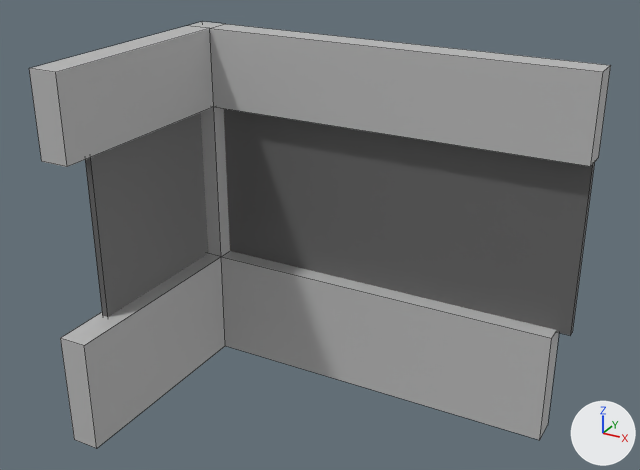
Renders of the FBX model Assets/Models/Guardcell.fbx from each side of a commit.
Both versions are drawn from a 50 mm camera at (-0.667, -0.412, 0.189) aimed at (-0.795, -0.179, 0.073). Arrows for +X, +Y and +Z are at lower right; the lights stay in place. Mesh edges are drawn as thin lines. Where no turn or scale is listed for an object, it has been applied to the vertices.

The older version as bpy lines, for what is in view:
```python
me_mesh = bpy.data.meshes.new('Mesh')
me_mesh.from_pydata(...)  # 48 vertices, 42 faces; spans x -0.0747..0.0747, y -0.0444..0.0444, z -0.0658..0.0658
# faces by material slot: [12, 30]
me_mesh.materials.append(mat_lambert2)  # dark grey #656565
me_mesh.materials.append(mat_lambert1)  # grey #bcbcbc
# before: 0 (-0.0704, -0.0258, -0.0255), 2 (-0.0704, -0.0258, 0.0383), 4 (-0.0728, -0.0258, 0.0383), 6 (-0.0728, -0.0258, -0.0255), 28 (-0.0642, -0.0444, -0.0658) at pixel (96, 448)
# before: 29 (-0.0642, -0.0444, -0.0246) at pixel (84, 345), 30 (-0.0747, -0.0444, -0.0246) at pixel (60, 338), 31 (-0.0747, -0.0444, -0.0658) at pixel (74, 439)
ob_guardcell = bpy.data.objects.new('Guardcell', me_mesh)
ob_guardcell.location = (-0.7927, -0.1827, 0.0633)
```
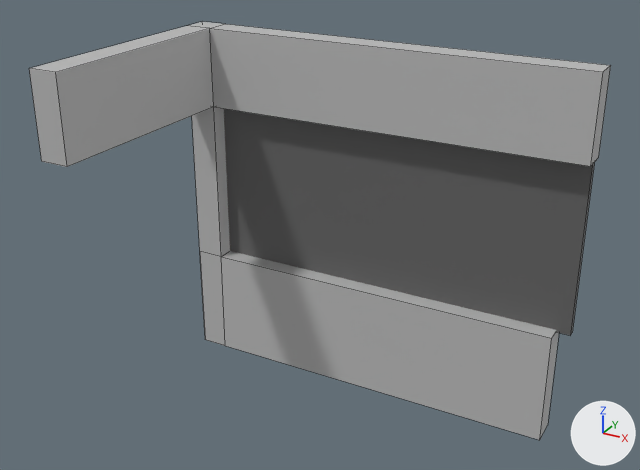
The change, as JSON lines over the scene's bpy script:
```json
{"block": "me_mesh", "where": "me_mesh.from_pydata(...)  # 48 vertices, 42 faces; spans x -0.0747..0.0747, y -0.0444..0.0444, z -0.0658..0.0658"}
{"block": "me_mesh", "where": "# used by ob_guardcell; location = (-0.7927, -0.1827, 0.0633)"}
{"block": "me_mesh", "change": "me_mesh part 1"}
{"op": "add", "block": "me_mesh", "code": "for i in [0, 2, 4, 6]: me_mesh.vertices[i].co += Vector((0.0, 0.0621, 0.0))"}
{"op": "add", "block": "me_mesh", "code": "for i in [*range(28, 32)]: me_mesh.vertices[i].co += Vector((0.0, 0.0788, 0.0))"}
```

Boxes (x1, y1, x2, y2) around the edits, measured in the pictures (640 x 470 px; the box of a moved part takes in the faces that stretch with it):
```json
{"object": "Guardcell", "change": "reshaped", "before": [29, 22, 611, 448], "after": [29, 22, 611, 440]}
{"part": 1, "of": "me_mesh", "change": "moved or reshaped", "before": [60, 112, 225, 448], "after": [200, 252, 225, 346]}
```
